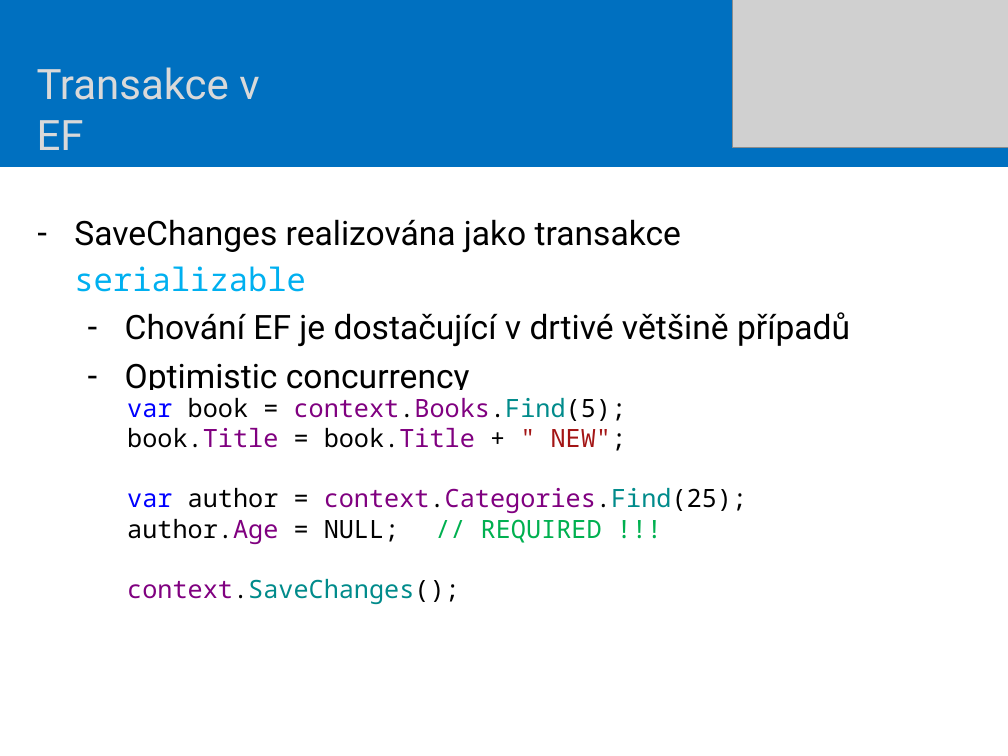
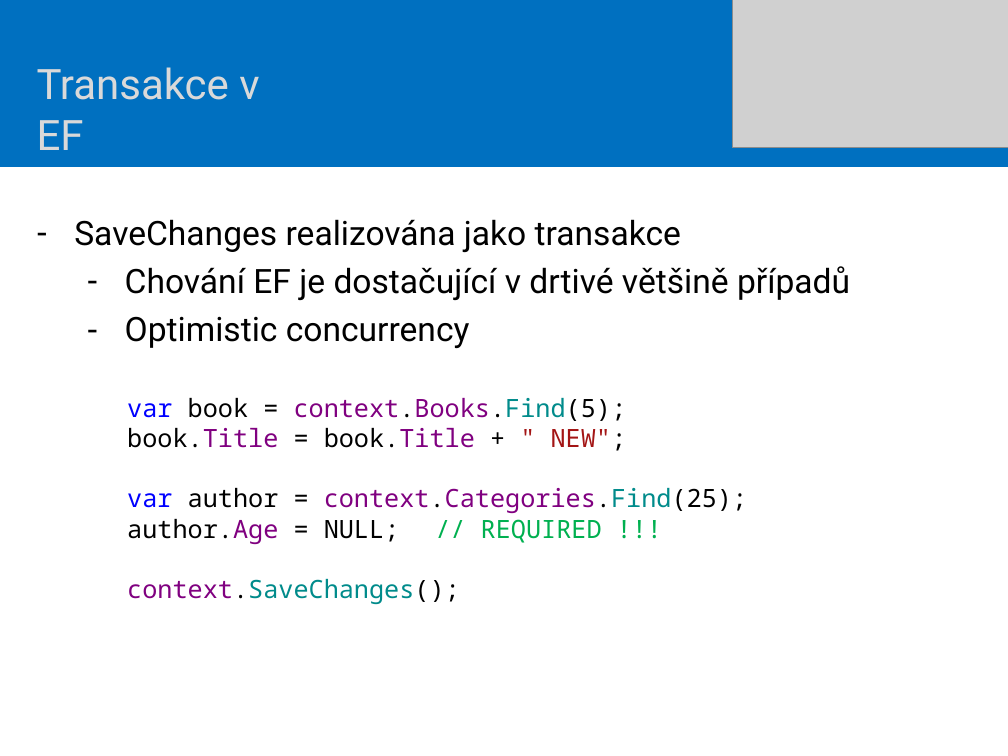
Before and after one commit to mholec/skolenicodefirst, a slide deck: slide 8 of Doc/Prezentace-dotazovani-cud.pptx. Drawn at 1008x756 pixels with LibreOffice and Linux fonts; fonts in the diff are those of the drawing; grey boxes stand for pictures. Boxes give left, top, right and bottom in pixels: in the first picture for what was removed or moved away, otherwise in the second. Text is boxed around its words. In the diff, an @@ line names an element or a change of style, - is before the commit and + after.

```diff
--- a/Doc/Prezentace-dotazovani-cud.pptx
+++ b/Doc/Prezentace-dotazovani-cud.pptx
@@ text at [74, 219, 681, 252]: text changed @@
-– SaveChanges realizována jako transakce serializable
+– SaveChanges realizována jako transakce
```
Also in this commit, not shown: 1 other slide changed, 4 other files.
